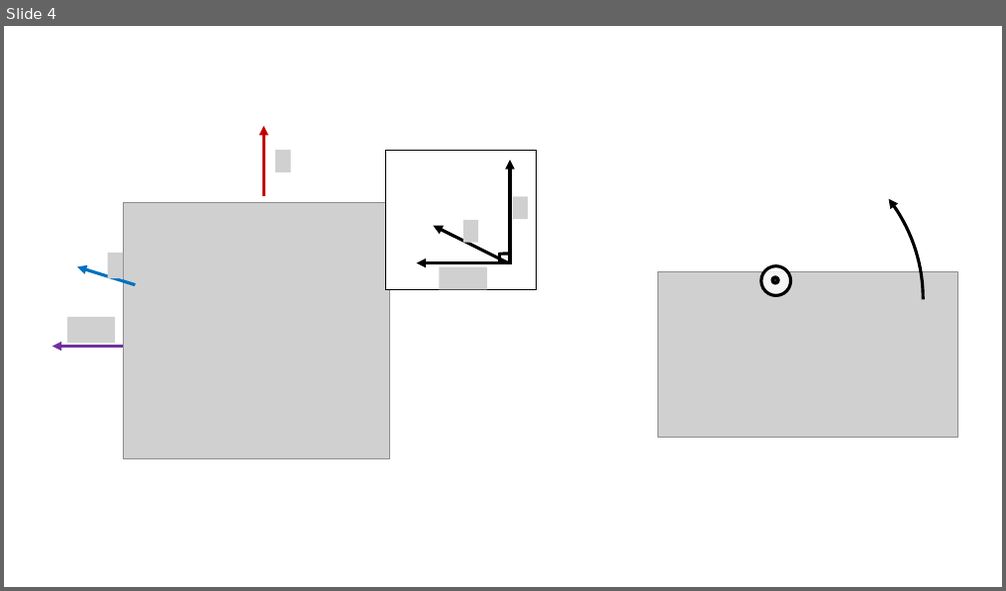
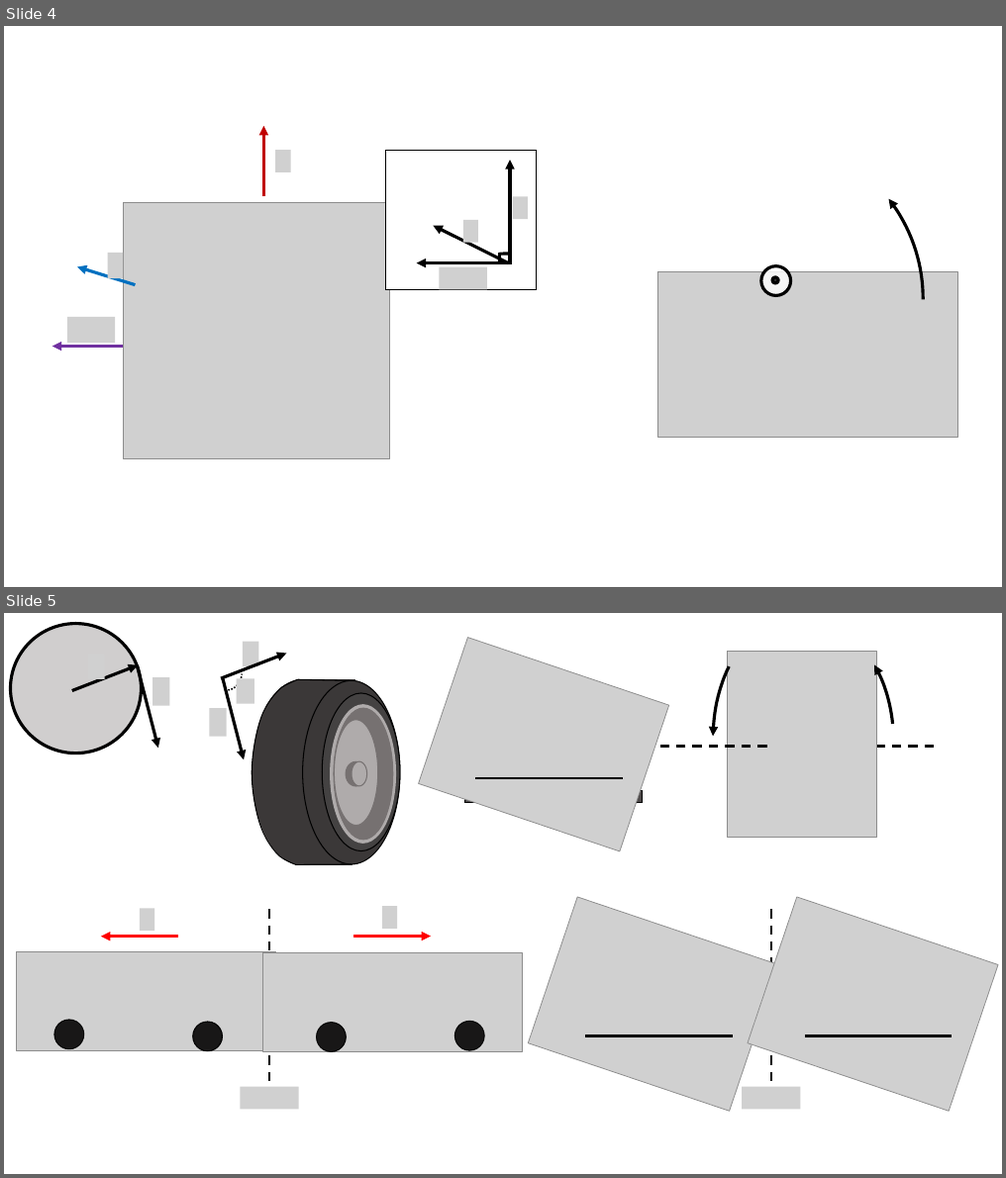
Before and after one commit to OSTP/PhysicsArtofModelling, a slide deck: tex/figures/Vectors/Figures.pptx. Shown one above the other, each under a label of ours: slide 4 before the commit, slides 4 and 5 after it. The pictures are 1006x591 and 1006x1178 pixels, drawn with LibreOffice and Linux fonts; fonts in the diff are those of the drawing; grey boxes stand for pictures. Boxes give left, top, right and bottom in pixels: in the first picture for what was removed or moved away, otherwise in the second. Text is boxed around its words. In the diff, an @@ line names an element or a change of style, - is before the commit and + after.

```diff
--- a/tex/figures/Vectors/Figures.pptx
+++ b/tex/figures/Vectors/Figures.pptx
@@ slide 5 added at [4,613,1002,1174], background #FFFFFF @@
@@ group added at [11,624,286,760]: 5 pictures, 4 arrows, 1 ellipse, 1 arc (boxed as its full ellipse) @@
@@ group added at [419,629,934,854]: 5 rectangles, 3 trapezoids, 3 lines, 2 pictures, 2 arc (boxed as its full ellipse)s @@
@@ group added at [252,679,400,864]: 8 ellipses, 2 rectangles, 2 lines, 1 freeform shape @@
@@ group added at [16,897,999,1111]: 10 pictures, 8 rectangles, 6 arrows, 6 trapezoids, 4 lines, 4 ellipses @@
```
Also in this commit, not shown: 1 slide removed, 6 other files.
